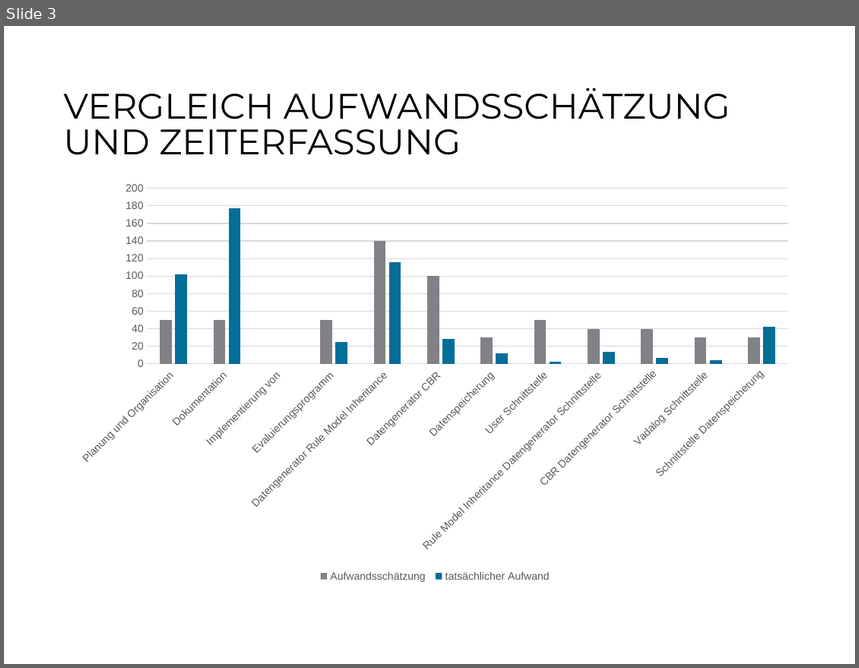
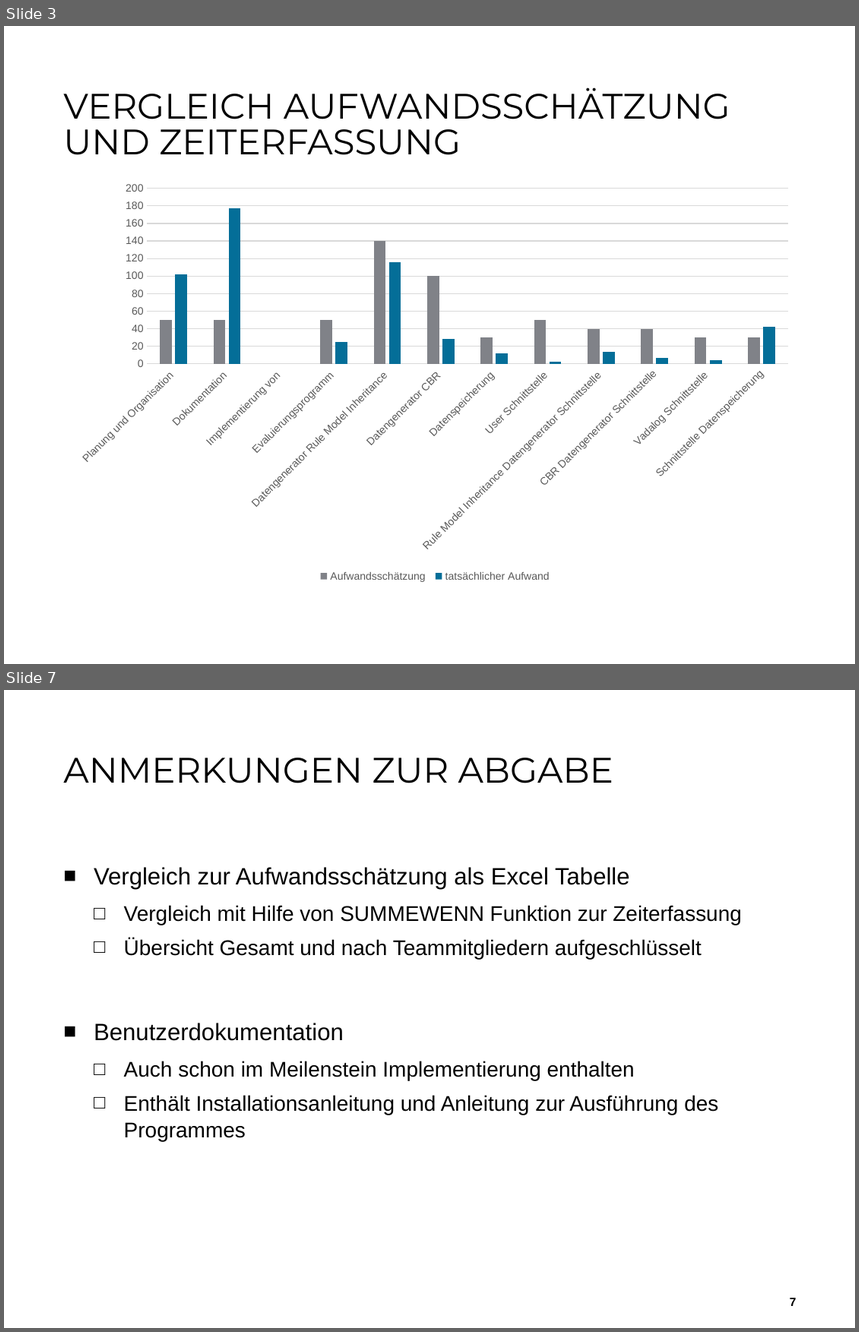
Before and after one commit to aistleithnera/258321_DKE_PR, a slide deck: Dokumente/Projektabschluss/Endabgabe_Projektabschluss.pptx. Shown one above the other, each under a label of ours: slide 3 before the commit, slides 3 and 7 after it; the slides between them are not shown. The pictures are 859x668 and 859x1332 pixels, drawn with LibreOffice and Linux fonts; fonts in the diff are those of the drawing; background and template pictures are left out. Boxes give left, top, right and bottom in pixels: in the first picture for what was removed or moved away, otherwise in the second. Text is boxed around its words. In the diff, an @@ line names an element or a change of style, - is before the commit and + after.

```diff
--- a/Dokumente/Projektabschluss/Endabgabe_Projektabschluss.pptx
+++ b/Dokumente/Projektabschluss/Endabgabe_Projektabschluss.pptx
@@ slide 7 added at [4,690,855,1328], background #FFFFFF @@
@@ title added at [63,758,614,783], 30 pt, text #000000 @@
+ANMERKUNGEN ZUR ABGABE
@@ text added at [94,867,741,1141], 18 pt, text #000000 @@
+■ Vergleich zur Aufwandsschätzung als Excel Tabelle
+  □ Vergleich mit Hilfe von SUMMEWENN Funktion zur Zeiterfassung
+  □ Übersicht Gesamt und nach Teammitgliedern aufgeschlüsselt
+■ Benutzerdokumentation
+  □ Auch schon im Meilenstein Implementierung enthalten
+  □ Enthält Installationsanleitung und Anleitung zur Ausführung des Programmes
@@ page number added at [790,1298,797,1306], 10 pt, text #000000, bold @@
+7
```
Also in this commit, not shown: 3 other slides added, 1 slide removed.
